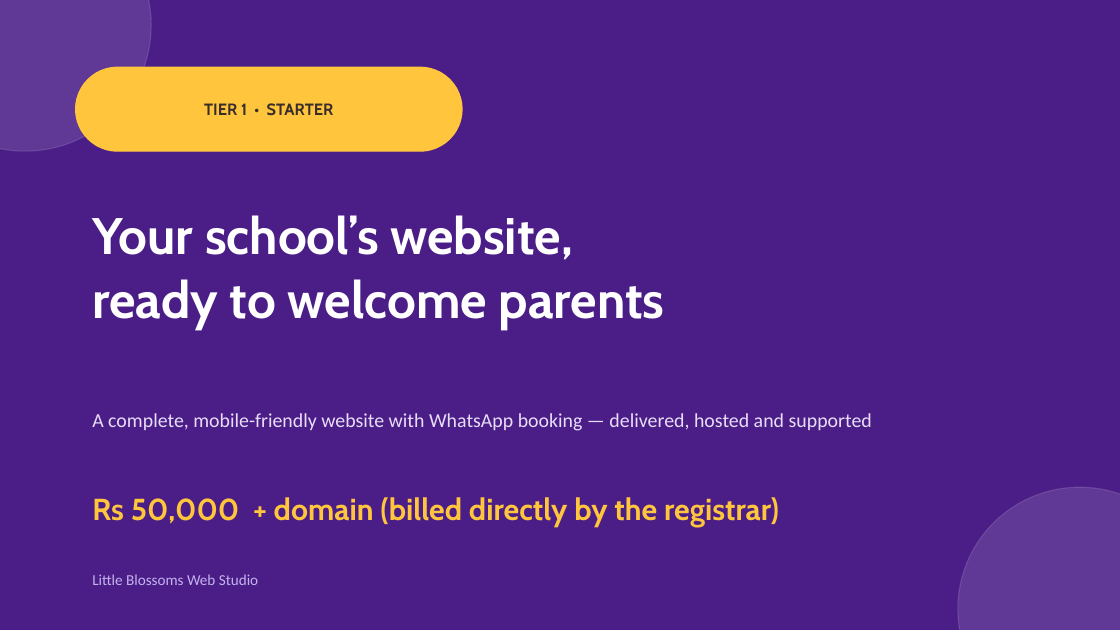
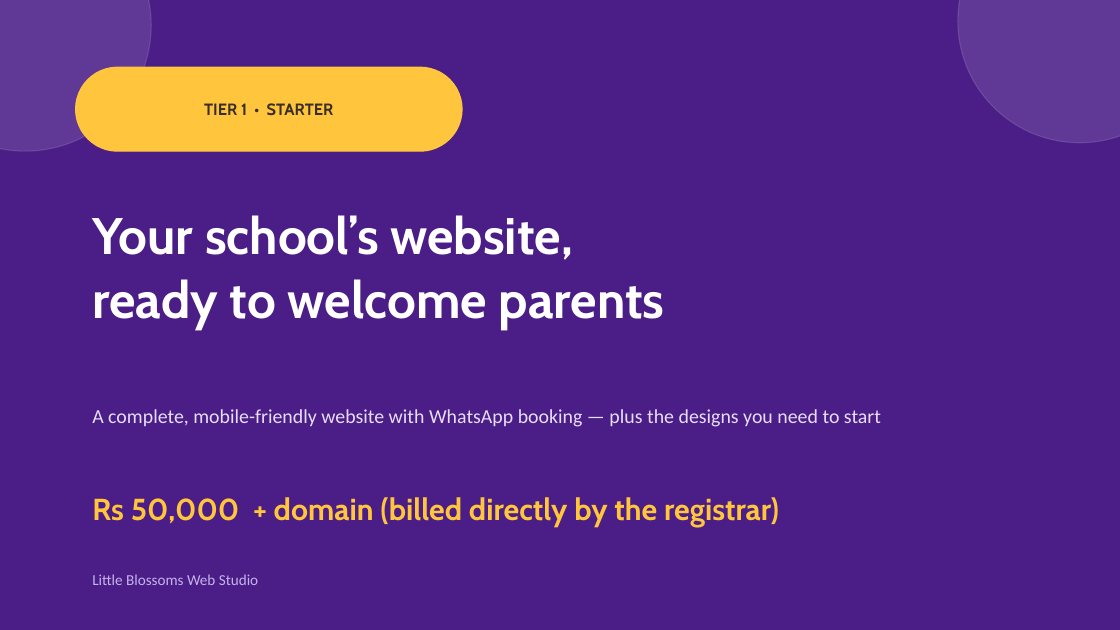
Before and after one commit to KapilanJavaScript/little-blossoms-presentation, a slide deck: slide 1 of Little-Blossoms-Tier1-Starter-Pitch.pptx. Drawn at 1120x630 pixels with LibreOffice and Linux fonts; fonts in the diff are those of the drawing. Boxes give left, top, right and bottom in pixels: in the first picture for what was removed or moved away, otherwise in the second. Text is boxed around its words. In the diff, an @@ line names an element or a change of style, - is before the commit and + after.

Commit message:
Add designs-needed-to-start slide + Self-managed option to both tier decks

```diff
--- a/Little-Blossoms-Tier1-Starter-Pitch.pptx
+++ b/Little-Blossoms-Tier1-Starter-Pitch.pptx
@@ ellipse: place and size @@
-ellipse at (958,487,1120,630)
+ellipse at (958,0,1120,143)
@@ text at (92,409,881,427): text changed @@
-A complete, mobile-friendly website with WhatsApp booking — delivered, hosted and supported
+A complete, mobile-friendly website with WhatsApp booking — plus the designs you need to start
```
Also in this commit, not shown: 5 other slides changed, 2 slides added, 19 other files.
